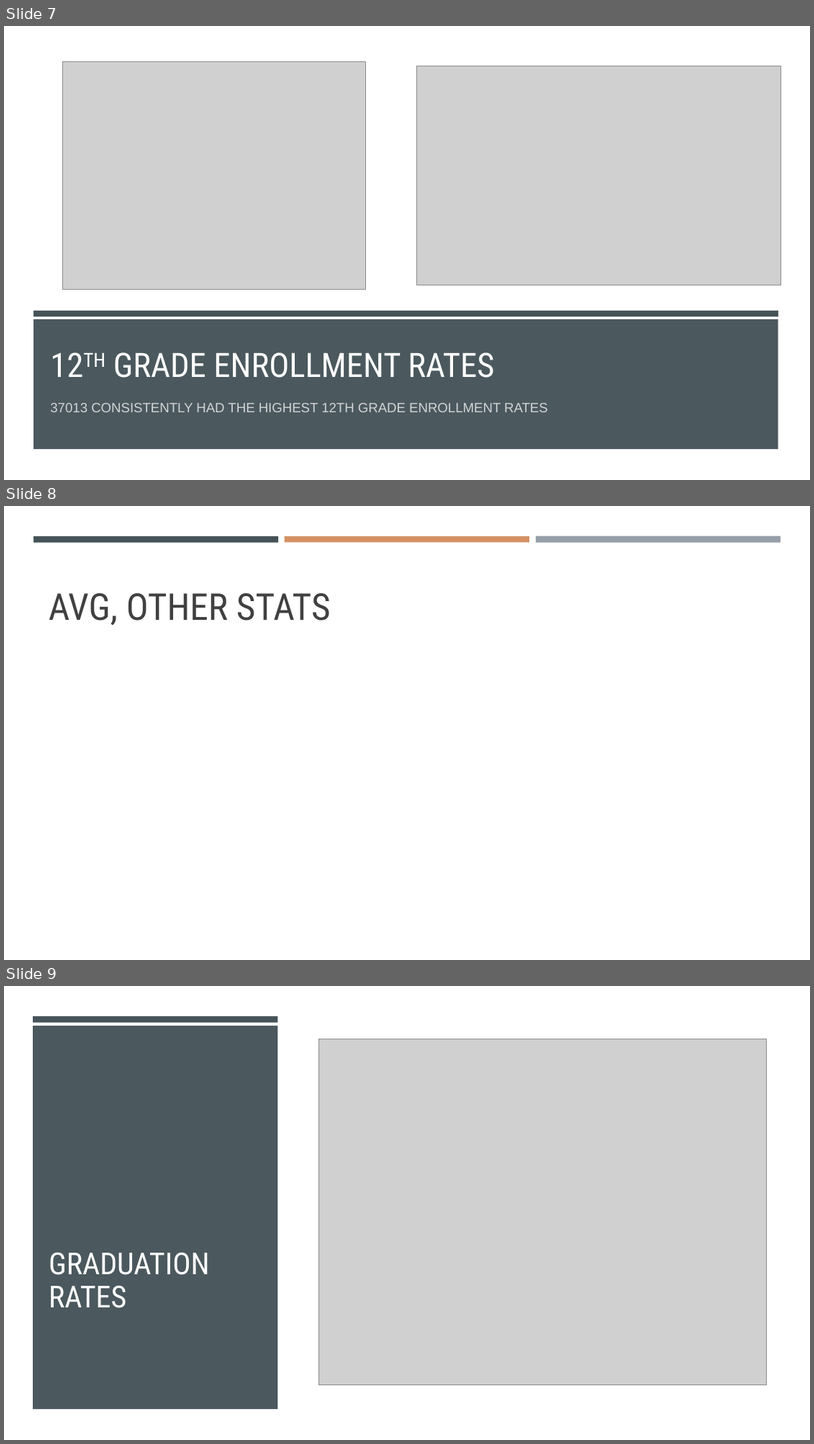
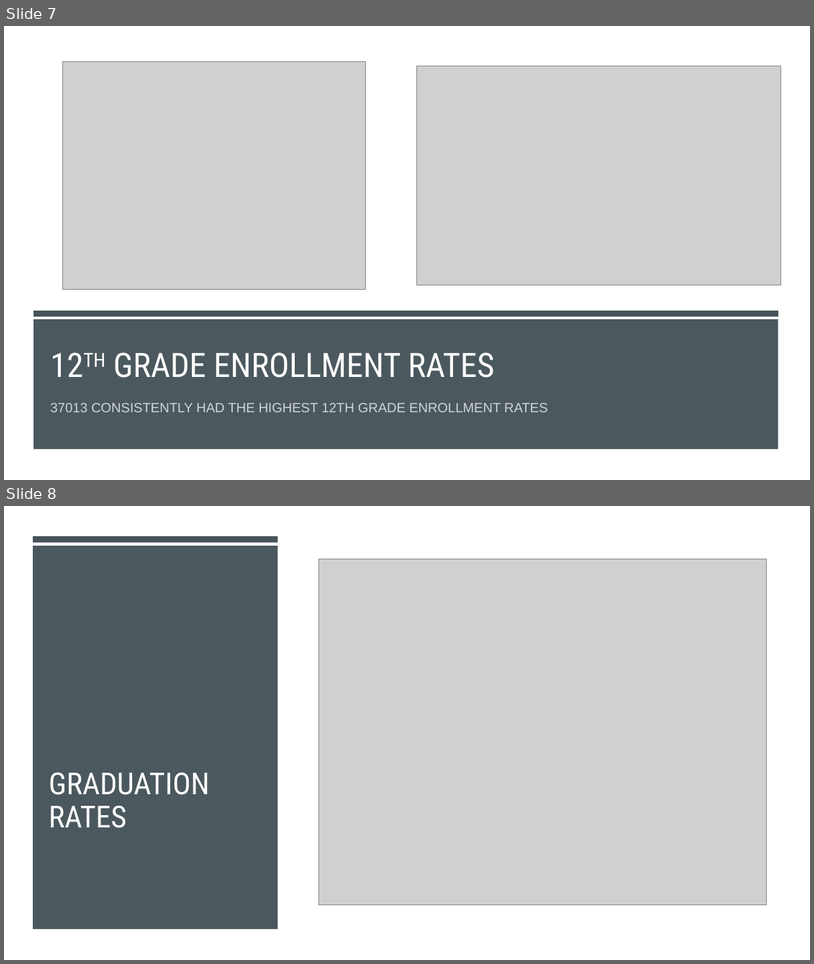
Before and after one commit to ericahen/capstone-da12, a slide deck: presentation/presentation.pptx. Shown one above the other, each under a label of ours: slides 7, 8 and 9 before the commit, slides 7 and 8 after it. The pictures are 814x1444 and 814x964 pixels, drawn with LibreOffice and Linux fonts; fonts in the diff are those of the drawing; grey boxes stand for pictures. Boxes give left, top, right and bottom in pixels: in the first picture for what was removed or moved away, otherwise in the second. Text is boxed around its words. In the diff, an @@ line names an element or a change of style, - is before the commit and + after.

```diff
--- a/presentation/presentation.pptx
+++ b/presentation/presentation.pptx
@@ slide 8 removed at (4,506,810,960), background #FFFFFF @@
@@ rectangle removed at (34,536,278,542) @@
@@ rectangle removed at (285,536,530,542) @@
@@ rectangle removed at (536,536,781,543) @@
@@ title removed at (49,593,331,625) @@
-AVG, OTHER STATS
@@ what was slide 9 is now slide 8 @@
```
Also in this commit, not shown: 1 slide added.
